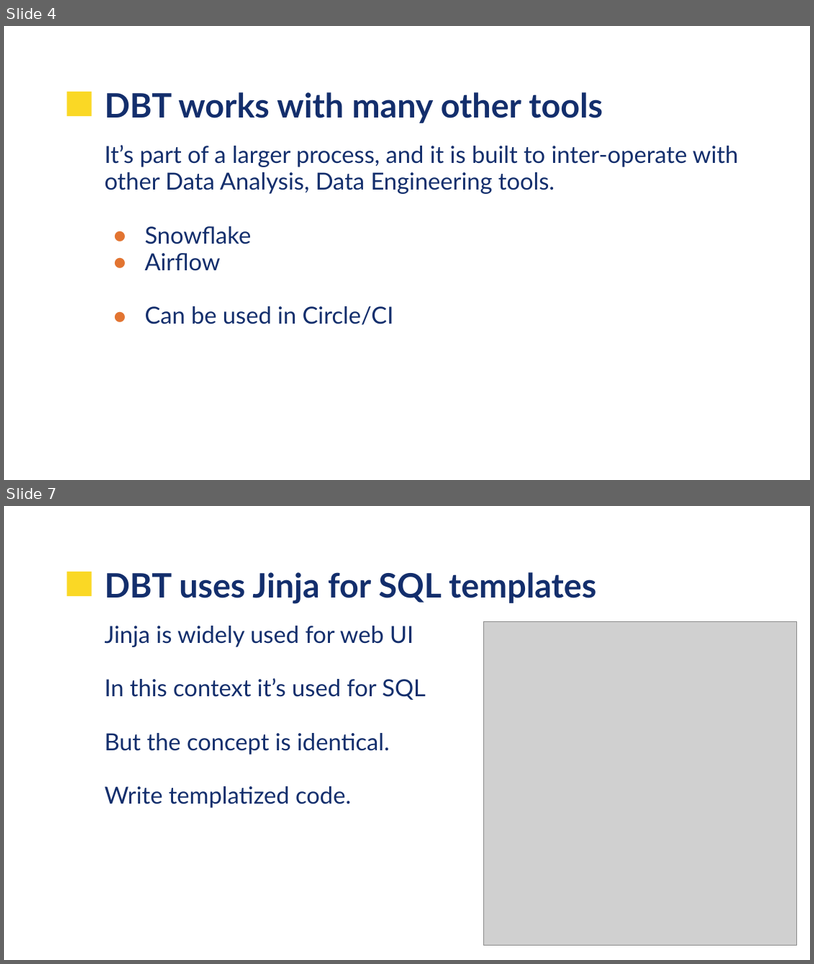
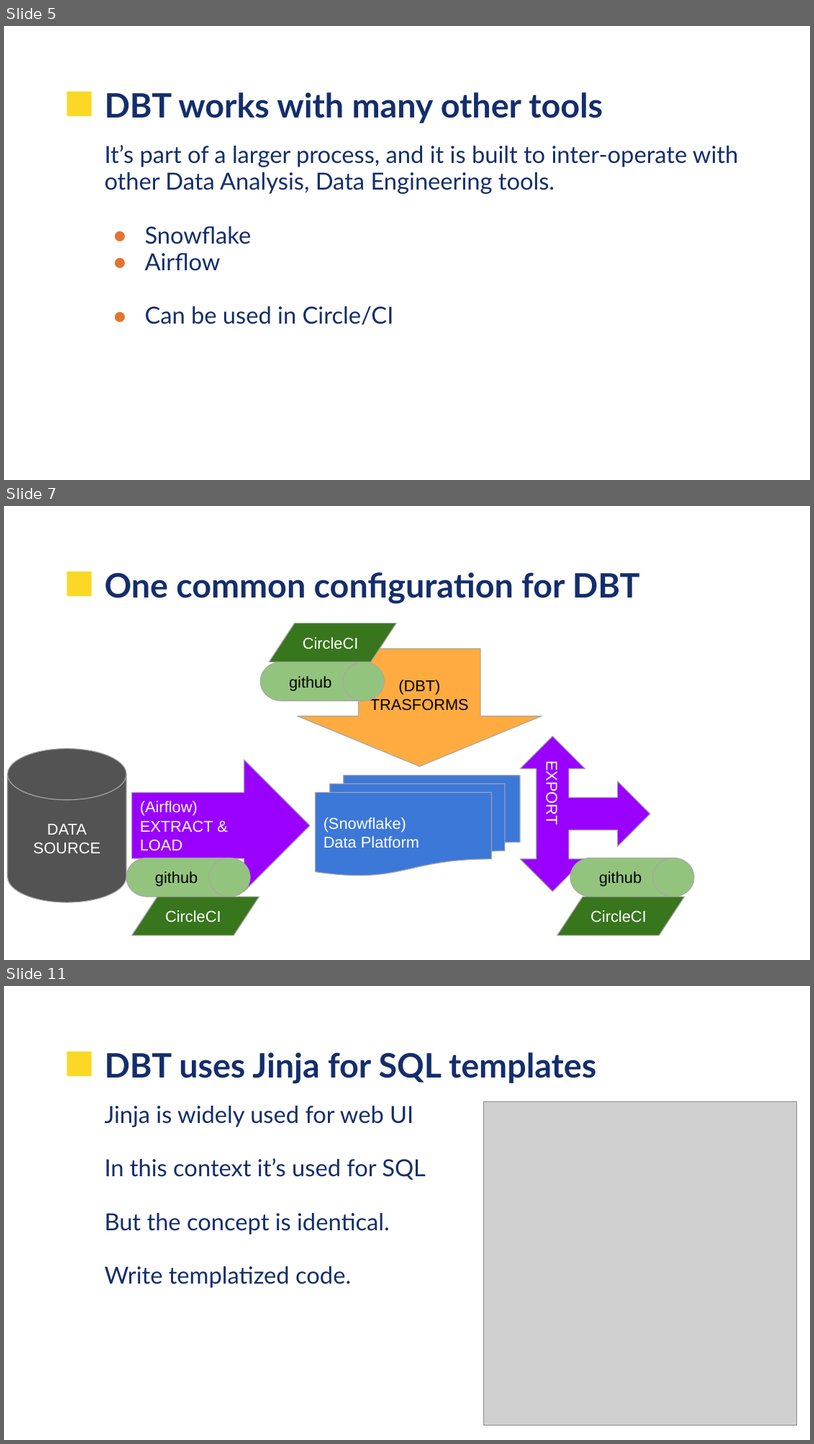
Before and after one commit to UVADS/data_engineering, a slide deck: 11_data_build_tool/UVA-DBT.pptx. Shown one above the other, each under a label of ours: slides 4 and 7 before the commit, slides 5, 7 and 11 after it; the slides between them are not shown. The pictures are 814x964 and 814x1444 pixels, drawn with LibreOffice and Linux fonts; fonts in the diff are those of the drawing; grey boxes stand for pictures; background and template pictures are left out. Boxes give left, top, right and bottom in pixels: in the first picture for what was removed or moved away, otherwise in the second. Text is boxed around its words. In the diff, an @@ line names an element or a change of style, - is before the commit and + after.

```diff
--- a/11_data_build_tool/UVA-DBT.pptx
+++ b/11_data_build_tool/UVA-DBT.pptx
@@ slide 7 added at bbox=[4, 506, 810, 960], background picture (left out); not listed: 1 template element that a slide beside it also shows @@
@@ title added at bbox=[105, 572, 640, 604], 30 pt, text #132E6C, bold @@
+One common configuration for DBT
@@ flow chart input output added at bbox=[269, 623, 396, 662], fill #38761D, outline #A7A7A7 0.75 pt, 14 pt, text #FFFFFF @@
+CircleCI
@@ down arrow added at bbox=[298, 649, 542, 767], fill #FFAB40, outline #A7A7A7 0.75 pt, 14 pt, text #000000 @@
+(DBT)
+TRASFORMS
@@ flow chart magnetic drum added at bbox=[260, 662, 385, 700], fill #93C47D, outline #A7A7A7 0.75 pt, 14 pt, text #000000 @@
+github
@@ left right up arrow added at bbox=[520, 736, 651, 891], fill #9900FF, outline #A7A7A7 0.75 pt, 14 pt, text #FFFFFF @@
+EXPORT
@@ cylinder added at bbox=[7, 749, 126, 903], fill #535353, outline #A7A7A7 0.75 pt, 14 pt, text #FFFFFF @@
+DATA
+SOURCE
@@ right arrow added at bbox=[132, 759, 311, 890], fill #9900FF, outline #A7A7A7 0.75 pt, 14 pt, text #FFFFFF @@
+(Airflow)
+EXTRACT & LOAD
@@ flow chart multidocument added at bbox=[315, 775, 520, 875], fill #3C78D8, outline #A7A7A7 0.75 pt, 14 pt, text #FFFFFF @@
+(Snowflake)
+Data Platform
@@ flow chart magnetic drum added at bbox=[126, 857, 251, 896], fill #93C47D, outline #A7A7A7 0.75 pt, 14 pt, text #000000 @@
+github
@@ flow chart magnetic drum added at bbox=[571, 857, 695, 896], fill #93C47D, outline #A7A7A7 0.75 pt, 14 pt, text #000000 @@
+github
@@ flow chart input output added at bbox=[132, 896, 260, 935], fill #38761D, outline #A7A7A7 0.75 pt, 14 pt, text #FFFFFF @@
+CircleCI
@@ flow chart input output added at bbox=[557, 896, 684, 935], fill #38761D, outline #A7A7A7 0.75 pt, 14 pt, text #FFFFFF @@
+CircleCI
@@ what was slide 4 is now slide 5 @@
@@ what was slide 7 is now slide 11 @@
```
Also in this commit, not shown: 5 slides changed, 8 other slides added, 5 slides removed.
